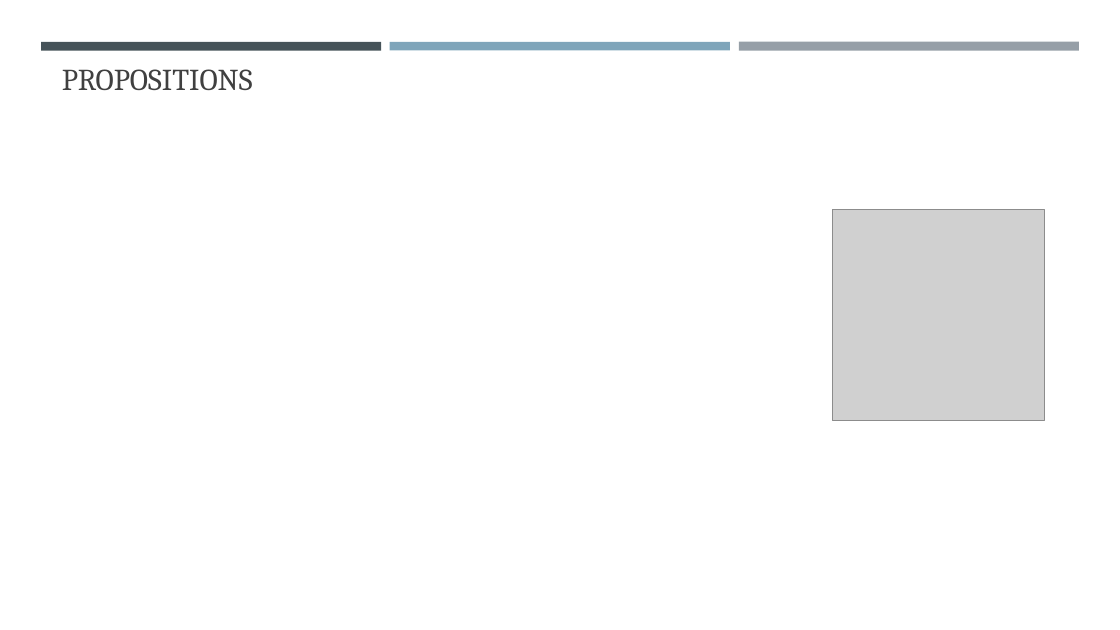
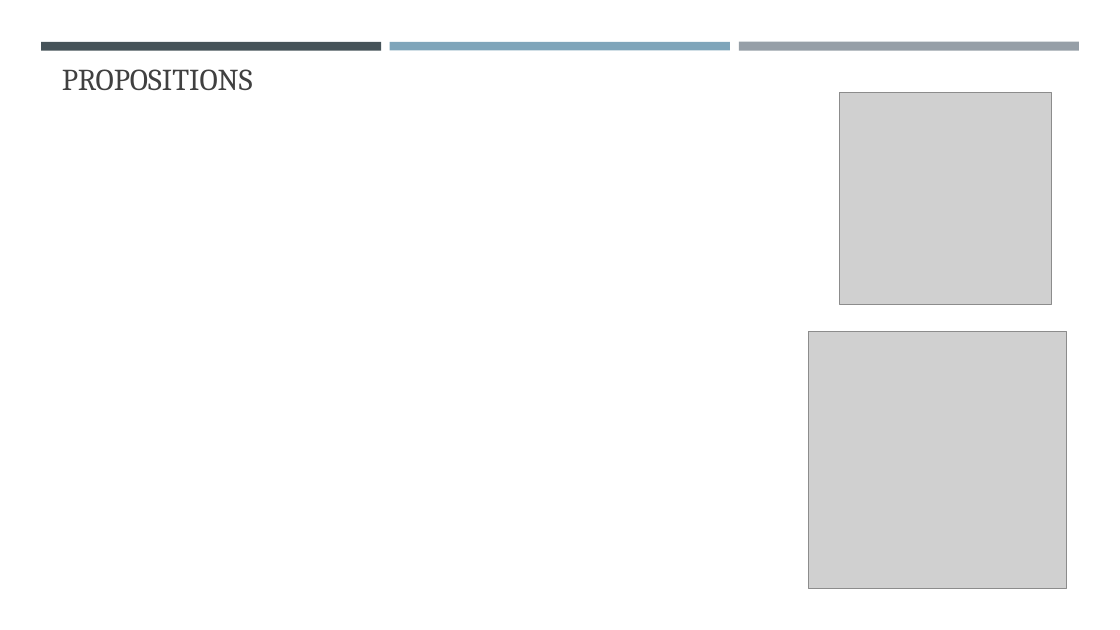
Before and after one commit to nicoleooi/KenKenAnalyzer, a slide deck: slide 3 of modelling_presentation_feedbackrequested.pptx. Drawn at 1120x630 pixels with LibreOffice and Linux fonts; fonts in the diff are those of the drawing; grey boxes stand for pictures. Boxes give left, top, right and bottom in pixels: in the first picture for what was removed or moved away, otherwise in the second. Text is boxed around its words. In the diff, an @@ line names an element or a change of style, - is before the commit and + after.

```diff
--- a/modelling_presentation_feedbackrequested.pptx
+++ b/modelling_presentation_feedbackrequested.pptx
@@ picture moved from (x1=833, y1=209, x2=1044, y2=421) to (x1=840, y1=92, x2=1052, y2=304) @@
@@ picture added at (x1=808, y1=331, x2=1066, y2=588) @@
```
Also in this commit, not shown: 3 other slides changed, 1 other file.
